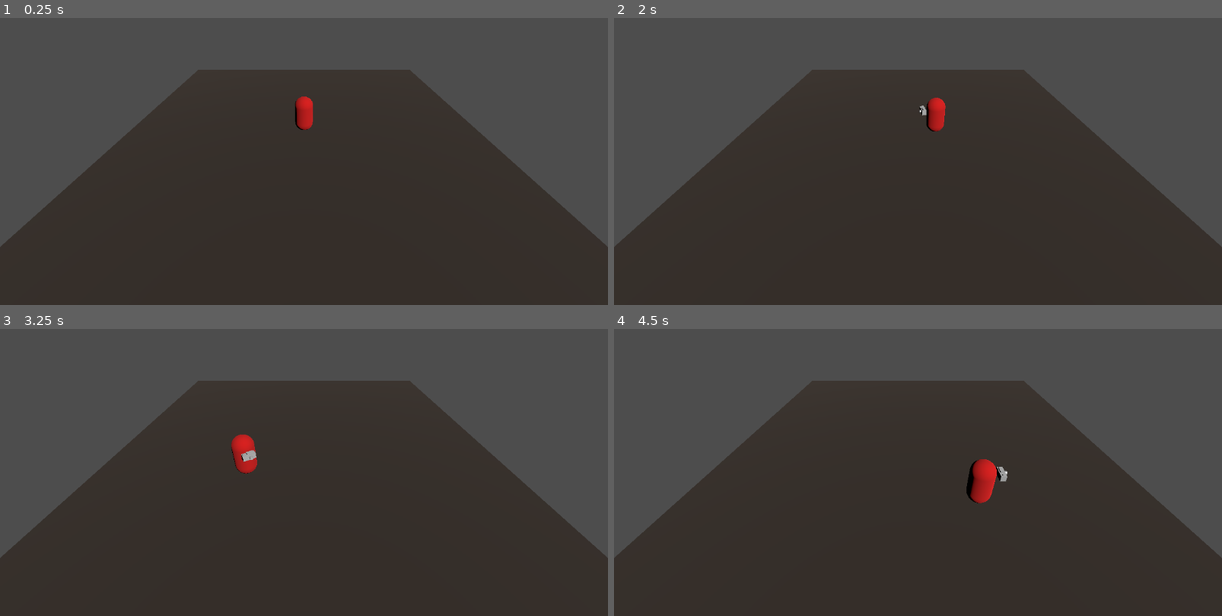
Above: before the commit, frames 1-4 (two rows, left to right).
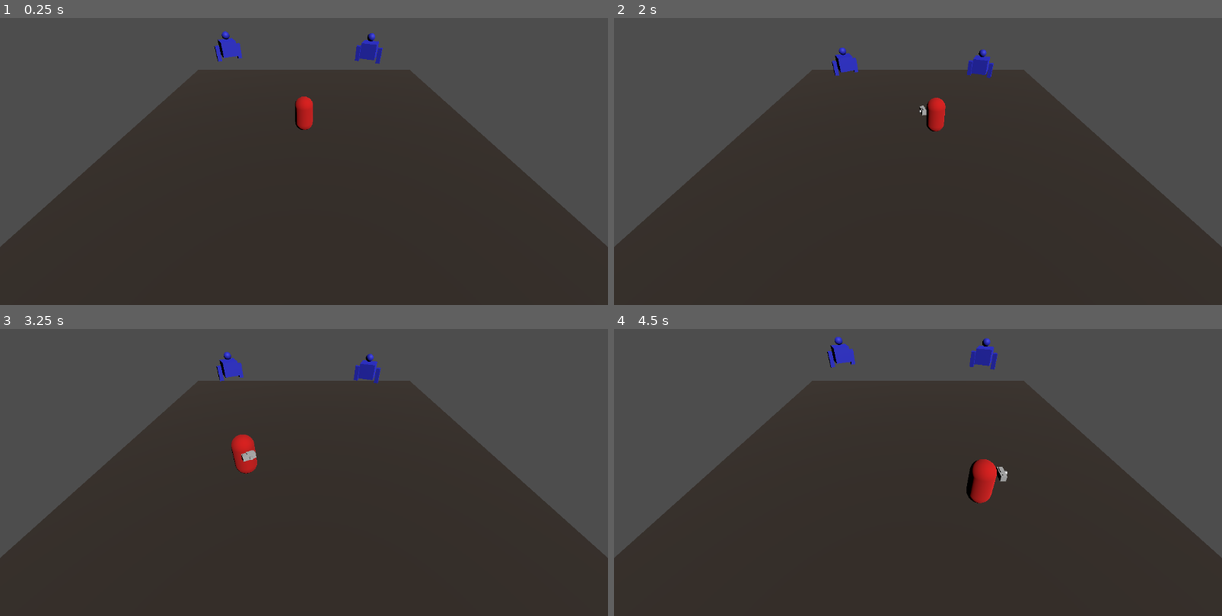
Above: after the commit, the same moments.

Repository: kenan-kartal/photographer-game-prototype
Game: Godot game, scene res://main.tscn
The game is run twice, just before and just after one commit, with the same random seed, the same clock (stepped at 60 frames per second) and the same inputs.
Inputs (mouse positions are in pixels of both pictures, inside the frame that each line leads up to):
- Up to frame 1 (0.25 s): no input
- Up to frame 2 (2 s): move the mouse to (1051, 115) at 0.52 s; click (1051, 115) at 0.67 s; move the mouse to (796, 150) at 1.27 s; click (796, 150) at 1.42 s
- Up to frame 3 (3.25 s): move the mouse to (364, 369) at 2.02 s; click (364, 369) at 2.17 s; move the mouse to (273, 512) at 2.77 s; click (273, 512) at 2.92 s
- Up to frame 4 (4.5 s): move the mouse to (1100, 495) at 3.52 s; click (1100, 495) at 3.67 s; move the mouse to (735, 395) at 4.27 s; click (735, 395) at 4.42 s

The runs differ from the first frame. In frame 1, 0.6% of the frame differs, in the area x 35-63%, y 4-16%; in frame 2, 0.5%; in frame 3, 0.6%; in frame 4, 0.6%, in the area x 35-64%, y 2-15%.

Commit message:
Add photo model

Diff:
--- a/character.gd
+++ b/character.gd
@@ -10,6 +10,10 @@
 @onready var _cam_yaw := $CameraGroup/Yaw
 @onready var _cam_pitch := $CameraGroup/Yaw/Pitch
 @onready var _photo_target_rect := $CamBorder/TextureRect
+@onready var _model_detection_area := $CameraGroup/Yaw/Pitch/Camera3D/ModelDetectionArea
+@onready var _model_detection_shape := $CameraGroup/Yaw/Pitch/Camera3D/ModelDetectionArea/CollisionShape3D
+
+var models_in_focus := {}
 
 var camera_mode : bool = false:
 	get:
@@ -41,8 +45,13 @@
 
 func _update_mode():
 	$CamBorder.visible = camera_mode
+	if not camera_mode:
+		for model in models_in_focus:
+			var model_ref : PhotoModel = model
+			model_ref.set_spin(false)
+			models_in_focus.erase(model)
 
-func _physics_process(delta):
+func _move(delta: float):
 	if not is_on_floor():
 		velocity.y -= _gravity * delta
 	if _move_state == MovementState.Idle:
@@ -65,6 +74,30 @@
 			velocity.z = -forward.z
 			velocity.x = -forward.x
 	move_and_slide()
+
+func _detect_models():
+	var areas : Array[Area3D] = _model_detection_area.get_overlapping_areas()
+	# Add new models.
+	for area in areas:
+		var model := area.get_parent() as PhotoModel
+		if not model:
+			continue
+		if models_in_focus.has(model):
+			continue
+		models_in_focus[model] = area
+		model.set_spin(true)
+	# Remove models.
+	for model in models_in_focus:
+		var area : Area3D = models_in_focus[model]
+		if not areas.has(area):
+			var model_ref : PhotoModel = model
+			model_ref.set_spin(false)
+			models_in_focus.erase(model)
+
+func _physics_process(delta):
+	_move(delta)
+	if camera_mode:
+		_detect_models()
 
 func go_to_target_node(target: Node3D, tolerance: float = 0.1):
 	_target_node = target
--- a/character.tscn
+++ b/character.tscn
@@ -16,6 +16,9 @@
 roughness = 0.4
 
 [sub_resource type="CylinderMesh" id="CylinderMesh_7mdfy"]
+
+[sub_resource type="ConvexPolygonShape3D" id="ConvexPolygonShape3D_ychiv"]
+points = PackedVector3Array(-1, -0.5, 0, 1, -0.5, 0, -1, 0.5, 0, 1, 0.5, 0, -5, -2, -10, 5, -2, -10, -5, 2, -10, 5, 2, -10)
 
 [sub_resource type="ImageTexture" id="ImageTexture_ekxl4"]
 
@@ -64,6 +67,13 @@
 
 [node name="Camera3D" type="Camera3D" parent="CameraGroup/Yaw/Pitch"]
 transform = Transform3D(-1, 0, -8.74228e-08, 0, 1, 0, 8.74228e-08, 0, -1, -7.10543e-15, 0, 0.407886)
+fov = 100.0
+
+[node name="ModelDetectionArea" type="Area3D" parent="CameraGroup/Yaw/Pitch/Camera3D"]
+transform = Transform3D(1, 0, 0, 0, 1, 0, 0, 0, 1, 1.73747e-07, 0, -0.993718)
+
+[node name="CollisionShape3D" type="CollisionShape3D" parent="CameraGroup/Yaw/Pitch/Camera3D/ModelDetectionArea"]
+shape = SubResource("ConvexPolygonShape3D_ychiv")
 
 [node name="CamBorder" type="Control" parent="."]
 visible = false
--- /dev/null
+++ b/floater.gd
@@ -0,0 +1,19 @@
+class_name Floater extends Node3D
+
+@export var amplitude : float = 1.0
+@export var frequency : float = 1.0
+
+var _parent : Node3D = null
+var _phase : float = 0.0
+var _prev_offset : float = 0.0
+
+func _ready():
+	_parent = get_parent_node_3d()
+	assert(_parent)
+
+func _process(delta):
+	_phase += delta * 2.0 * PI * frequency
+	var new_offset := sin(_phase) * amplitude
+	var parent_offset := Vector3(0.0, new_offset - _prev_offset, 0.0)
+	_parent.translate(parent_offset)
+	_prev_offset = new_offset
--- /dev/null
+++ b/floater.tscn
@@ -0,0 +1,6 @@
+[gd_scene load_steps=2 format=3 uid="uid://6ra72wxt27ol"]
+
+[ext_resource type="Script" path="res://floater.gd" id="1_63c2j"]
+
+[node name="Floater" type="Node3D"]
+script = ExtResource("1_63c2j")
--- a/main.tscn
+++ b/main.tscn
@@ -1,7 +1,8 @@
-[gd_scene load_steps=6 format=3 uid="uid://c8px3lumnqeci"]
+[gd_scene load_steps=7 format=3 uid="uid://c8px3lumnqeci"]
 
 [ext_resource type="PackedScene" uid="uid://d0od1t04g8j2d" path="res://player.tscn" id="1_xuw1o"]
 [ext_resource type="PackedScene" uid="uid://dn138u05e16tm" path="res://character.tscn" id="2_jxvgn"]
+[ext_resource type="PackedScene" uid="uid://lp83lweaebss" path="res://photo_model.tscn" id="3_pm34e"]
 
 [sub_resource type="BoxShape3D" id="BoxShape3D_clenv"]
 size = Vector3(20, 1, 20)
@@ -32,3 +33,9 @@
 character = NodePath("../Character")
 
 [node name="Character" parent="." instance=ExtResource("2_jxvgn")]
+
+[node name="PhotoModel" parent="." instance=ExtResource("3_pm34e")]
+transform = Transform3D(0.488256, 0, -0.872701, 0, 1, 0, 0.872701, 0, 0.488256, -5.36443, 2.65552, -5.5731)
+
+[node name="PhotoModel2" parent="." instance=ExtResource("3_pm34e")]
+transform = Transform3D(-0.396699, 0, -0.917949, 0, 1, 0, 0.917949, 0, -0.396699, 4.4723, 2.65552, -5.03583)
--- /dev/null
+++ b/photo_model.gd
@@ -0,0 +1,13 @@
+class_name PhotoModel extends Node3D
+
+var _rotate_speed : float = 5.0
+var _spin := false
+
+func _process(delta):
+	if not _spin:
+		return
+	var rotate_amount : float = delta * _rotate_speed
+	rotate_y(rotate_amount)
+
+func set_spin(val: bool):
+	_spin = val
--- /dev/null
+++ b/photo_model.tscn
@@ -0,0 +1,47 @@
+[gd_scene load_steps=7 format=3 uid="uid://lp83lweaebss"]
+
+[ext_resource type="Script" path="res://photo_model.gd" id="1_6a84q"]
+[ext_resource type="PackedScene" uid="uid://6ra72wxt27ol" path="res://floater.tscn" id="1_ujw08"]
+
+[sub_resource type="BoxShape3D" id="BoxShape3D_yqb7m"]
+size = Vector3(1, 1.57702, 1.21147)
+
+[sub_resource type="BoxMesh" id="BoxMesh_pktf3"]
+
+[sub_resource type="StandardMaterial3D" id="StandardMaterial3D_71hfa"]
+albedo_color = Color(0.184314, 0.2, 0.858824, 1)
+metallic = 0.1
+roughness = 0.65
+
+[sub_resource type="SphereMesh" id="SphereMesh_xkank"]
+
+[node name="PhotoModel" type="Node3D"]
+script = ExtResource("1_6a84q")
+
+[node name="Area3D" type="Area3D" parent="."]
+
+[node name="CollisionShape3D" type="CollisionShape3D" parent="Area3D"]
+transform = Transform3D(1, 0, 0, 0, 1, 0, 0, 0, 1, 0, 0.257445, 0)
+shape = SubResource("BoxShape3D_yqb7m")
+
+[node name="MeshInstance3D" type="MeshInstance3D" parent="."]
+mesh = SubResource("BoxMesh_pktf3")
+surface_material_override/0 = SubResource("StandardMaterial3D_71hfa")
+
+[node name="MeshInstance3D3" type="MeshInstance3D" parent="."]
+transform = Transform3D(0.286058, 0, 0, 0, 1, 0, 0, 0, 0.268942, 0, -0.295454, 0.726703)
+mesh = SubResource("BoxMesh_pktf3")
+surface_material_override/0 = SubResource("StandardMaterial3D_71hfa")
+
+[node name="MeshInstance3D4" type="MeshInstance3D" parent="."]
+transform = Transform3D(0.286058, 0, 0, 0, 1, 0, 0, 0, 0.268942, 0, -0.295454, -0.7109)
+mesh = SubResource("BoxMesh_pktf3")
+surface_material_override/0 = SubResource("StandardMaterial3D_71hfa")
+
+[node name="MeshInstance3D2" type="MeshInstance3D" parent="."]
+transform = Transform3D(0.5, 0, 0, 0, 0.5, 0, 0, 0, 0.5, 0, 0.822701, 0)
+mesh = SubResource("SphereMesh_xkank")
+surface_material_override/0 = SubResource("StandardMaterial3D_71hfa")
+
+[node name="Floater" parent="." instance=ExtResource("1_ujw08")]
+frequency = 0.3
Not shown: 1 places in character.tscn that only renumber resources
